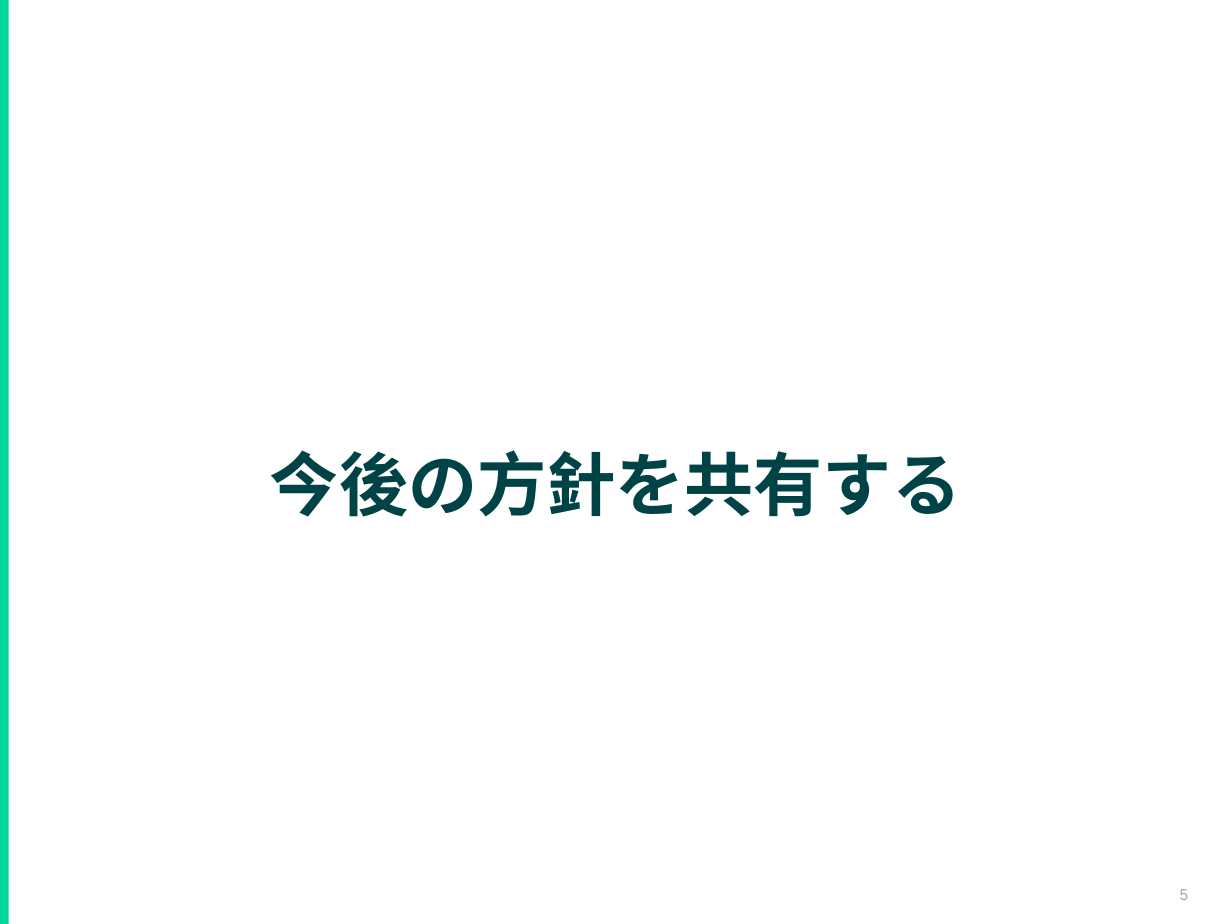
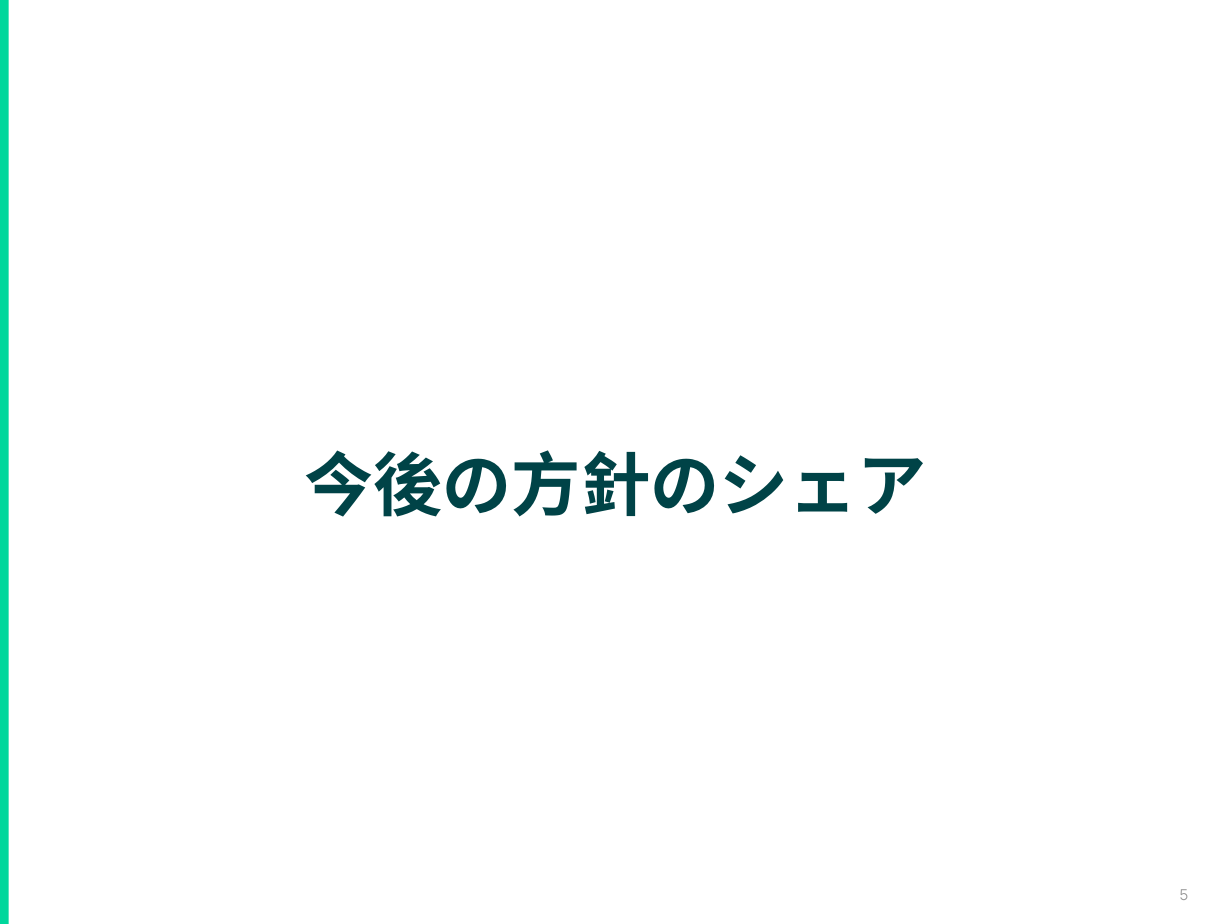
Before and after one commit to hiroki-tkg/material, a slide deck: slide 5 of retreat-2026-10/20261009_1day合宿_全社_第8期振り返りと第9期に向けて.pptx. Drawn at 1232x924 pixels with LibreOffice and Linux fonts; fonts in the diff are those of the drawing. Boxes give left, top, right and bottom in pixels: in the first picture for what was removed or moved away, otherwise in the second. Text is boxed around its words. In the diff, an @@ line names an element or a change of style, - is before the commit and + after.

```diff
--- a/retreat-2026-10/20261009_1day合宿_全社_第8期振り返りと第9期に向けて.pptx
+++ b/retreat-2026-10/20261009_1day合宿_全社_第8期振り返りと第9期に向けて.pptx
@@ text at [305,450,927,517]: text changed @@
-今後の方針を共有する
+今後の方針のシェア
```
Also in this commit, not shown: 14 other slides changed, 1 slide added, 3 other files.
